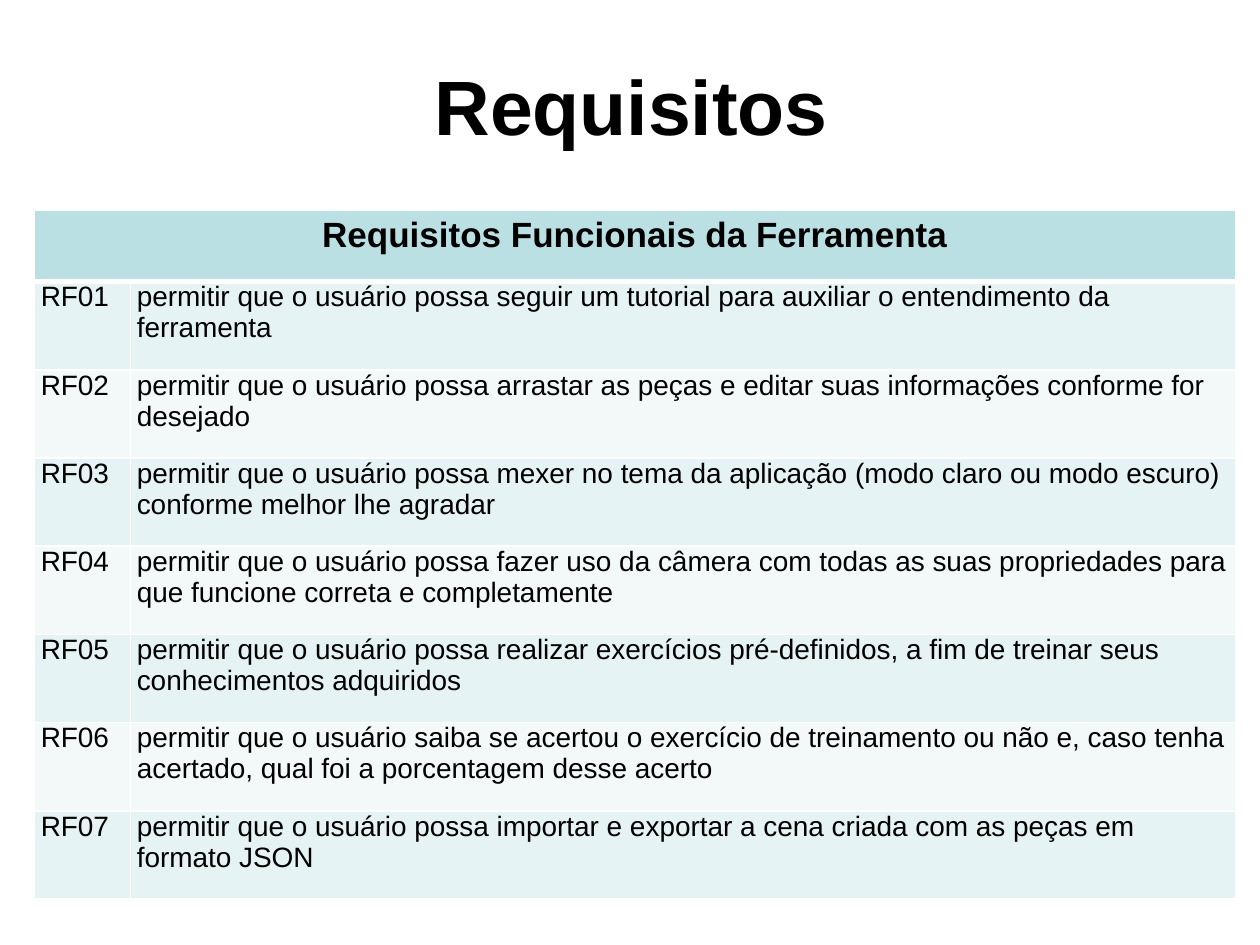
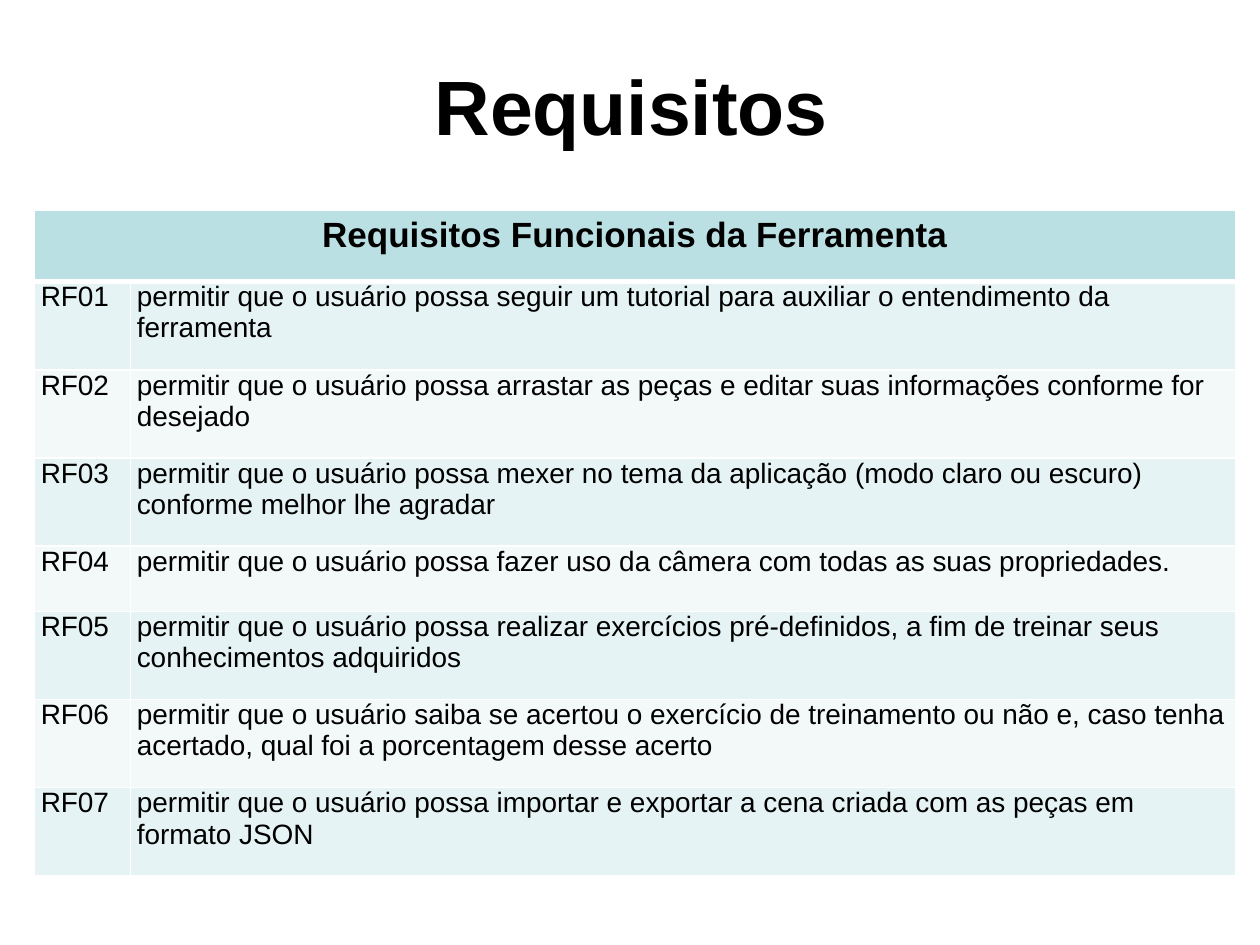
Before and after one commit to PanicAThePython/tcc_NataliaSensWeise, a slide deck: slide 10 of Slides_NataliaSensWeise.pptx. Drawn at 1260x945 pixels with LibreOffice and Linux fonts; fonts in the diff are those of the drawing; background and template pictures are left out. Boxes give left, top, right and bottom in pixels: in the first picture for what was removed or moved away, otherwise in the second. Text is boxed around its words. In the diff, an @@ line names an element or a change of style, - is before the commit and + after.

```diff
--- a/Slides_NataliaSensWeise.pptx
+++ b/Slides_NataliaSensWeise.pptx
@@ table at [35,210,1236,877] @@
-row 4, column 2: permitir que o usuário possa mexer no tema da aplicação (modo claro ou modo escuro) conforme melhor lhe agradar
+row 4, column 2: permitir que o usuário possa mexer no tema da aplicação (modo claro ou escuro) conforme melhor lhe agradar
-row 5, column 2: permitir que o usuário possa fazer uso da câmera com todas as suas propriedades para que funcione correta e completamente
+row 5, column 2: permitir que o usuário possa fazer uso da câmera com todas as suas propriedades.
```
Also in this commit, not shown: 3 other slides changed.
